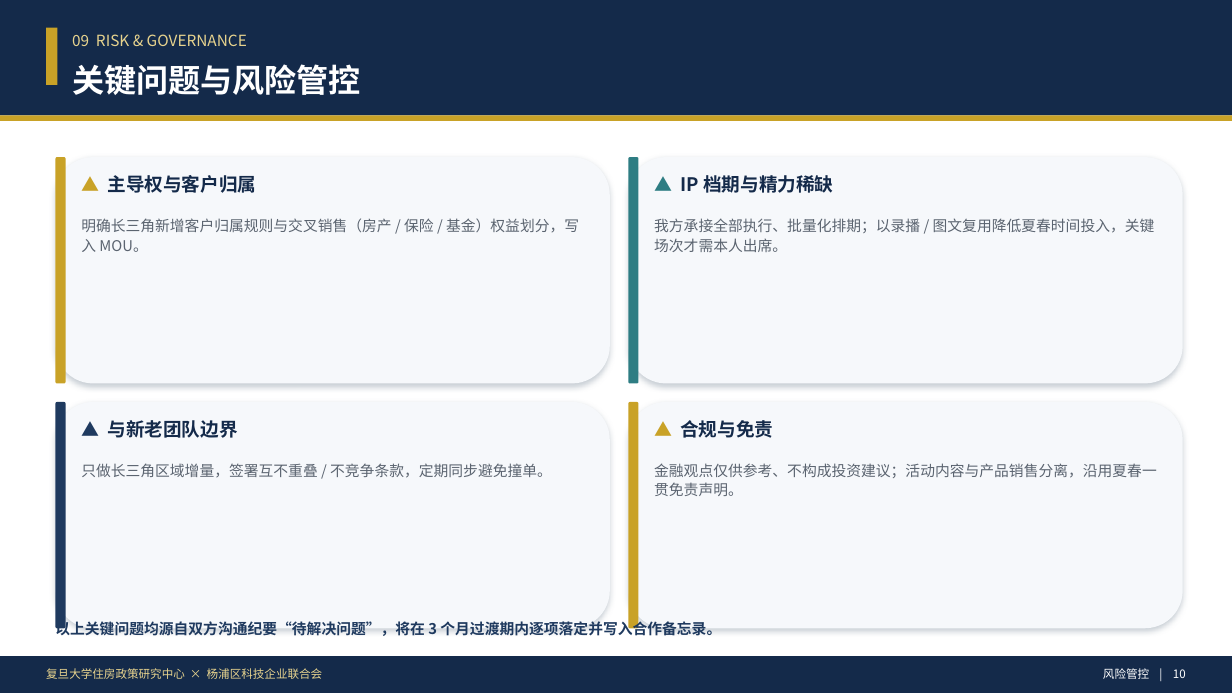
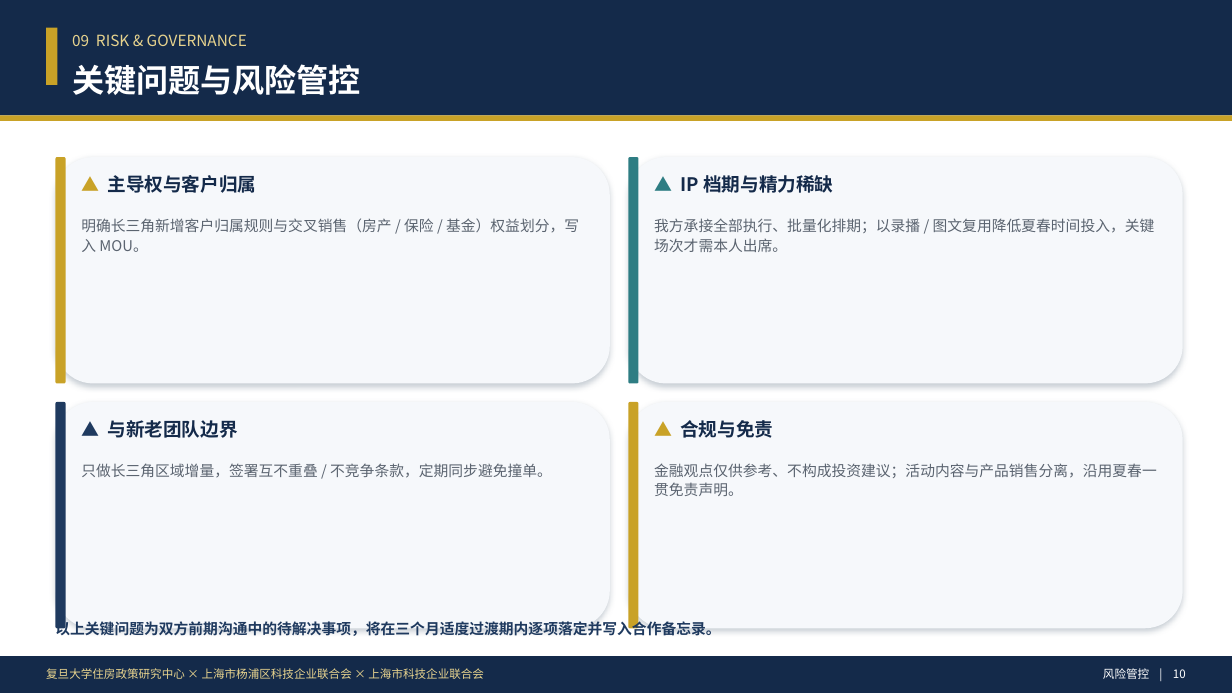
Before and after one commit to hujigang2010-maker/AIDEN, a slide deck: slide 11 of deliverables/夏春长三角战略合作建议方案.pptx. Drawn at 1232x693 pixels with LibreOffice and Linux fonts; fonts in the diff are those of the drawing. Boxes give left, top, right and bottom in pixels: in the first picture for what was removed or moved away, otherwise in the second. Text is boxed around its words. In the diff, an @@ line names an element or a change of style, - is before the commit and + after.

```diff
--- a/deliverables/夏春长三角战略合作建议方案.pptx
+++ b/deliverables/夏春长三角战略合作建议方案.pptx
@@ text at [55, 620, 720, 636]: text changed @@
-以上关键问题均源自双方沟通纪要“待解决问题”，将在 3 个月过渡期内逐项落定并写入合作备忘录。
+以上关键问题为双方前期沟通中的待解决事项，将在三个月适度过渡期内逐项落定并写入合作备忘录。
@@ text at [46, 668, 484, 679]: text changed @@
-复旦大学住房政策研究中心 × 杨浦区科技企业联合会
+复旦大学住房政策研究中心 × 上海市杨浦区科技企业联合会 × 上海市科技企业联合会
```
Also in this commit, not shown: 12 other slides changed, 3 other files.
